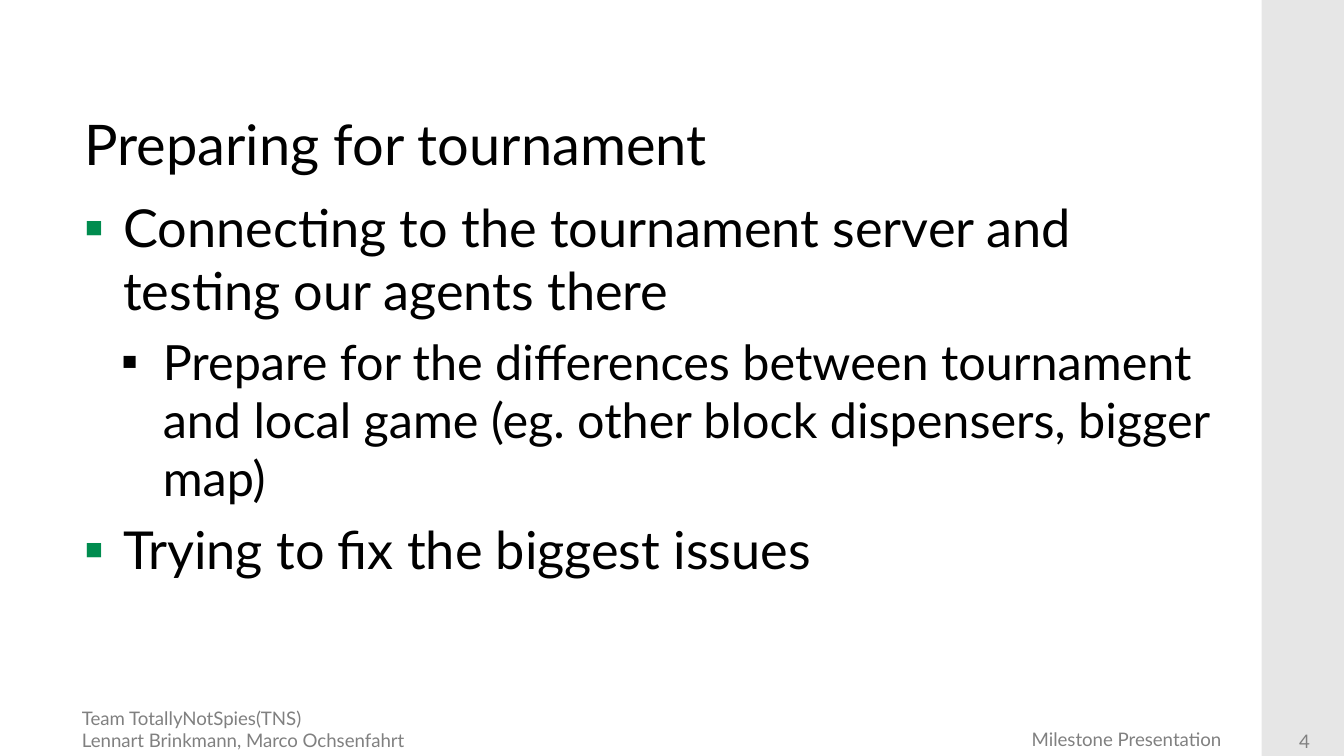
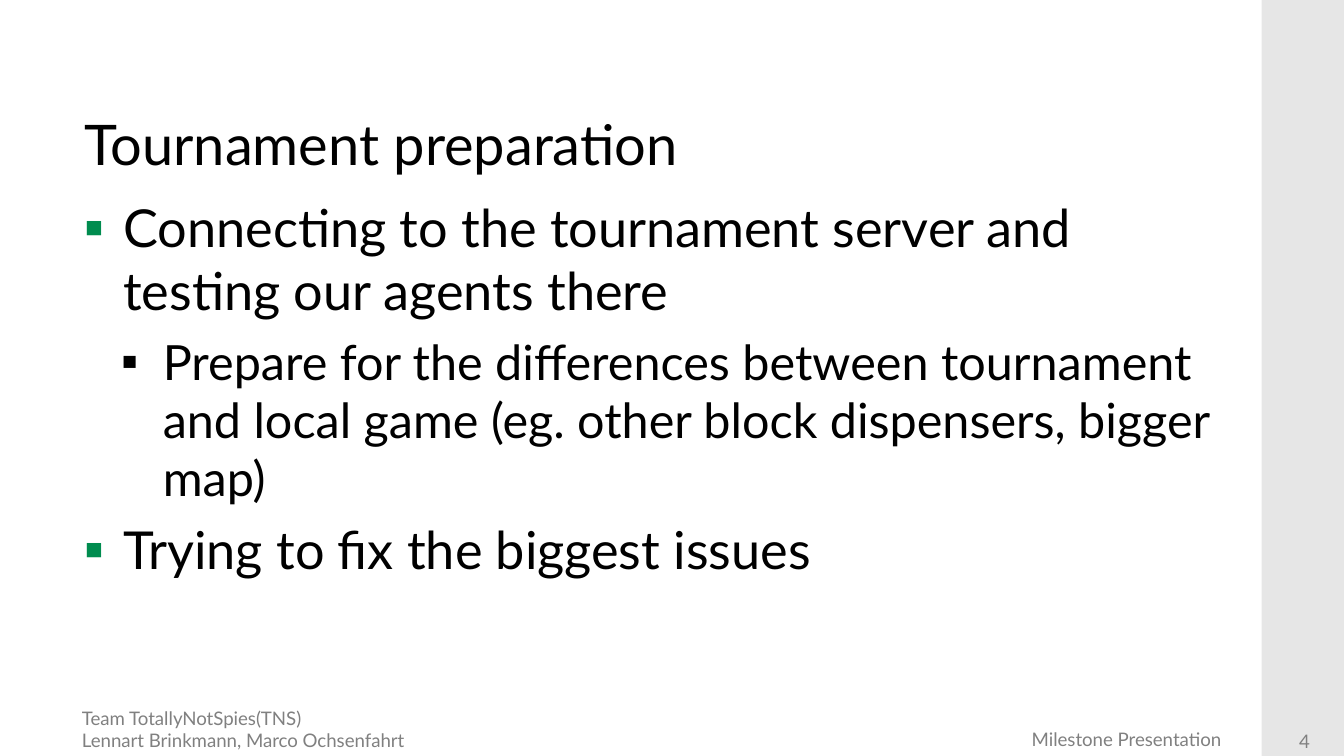
Before and after one commit to DieMango/PiB_Bri_Och, a slide deck: slide 4 of FinalPresentation.pptx. Drawn at 1344x756 pixels with LibreOffice and Linux fonts; fonts in the diff are those of the drawing; background and template pictures are left out. Boxes give left, top, right and bottom in pixels: in the first picture for what was removed or moved away, otherwise in the second. Text is boxed around its words. In the diff, an @@ line names an element or a change of style, - is before the commit and + after.

```diff
--- a/FinalPresentation.pptx
+++ b/FinalPresentation.pptx
@@ title at (84,124,678,175): text changed @@
-Preparing for tournament
+Tournament preparation
```
Also in this commit, not shown: 8 other slides changed.
